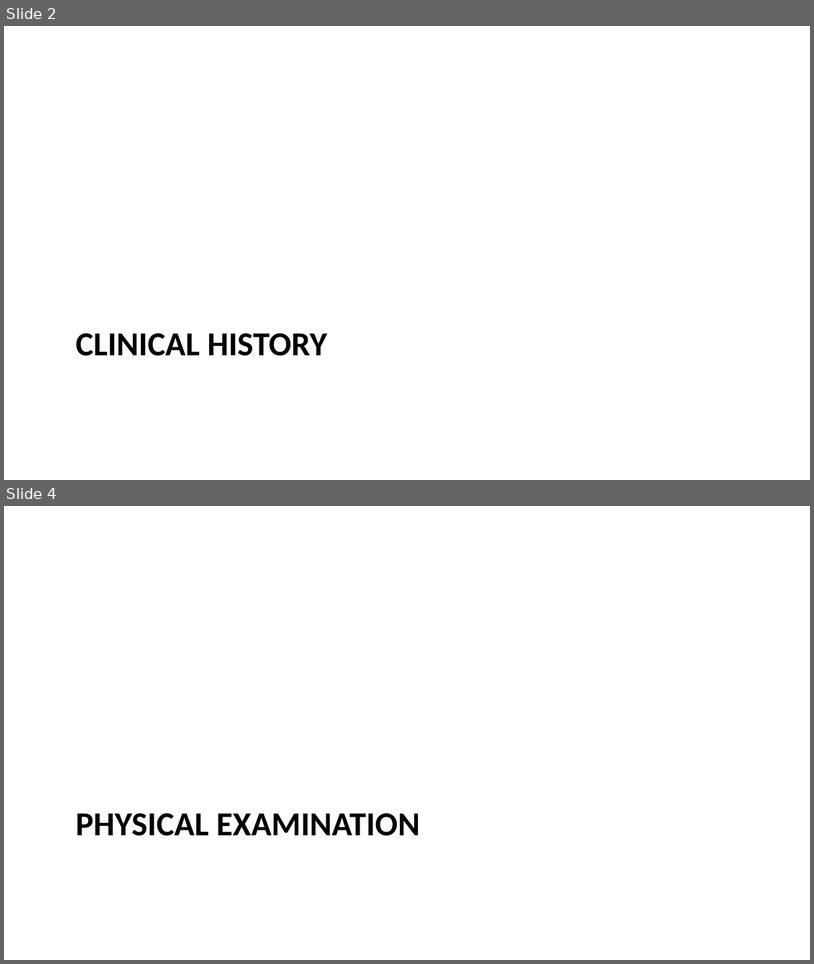
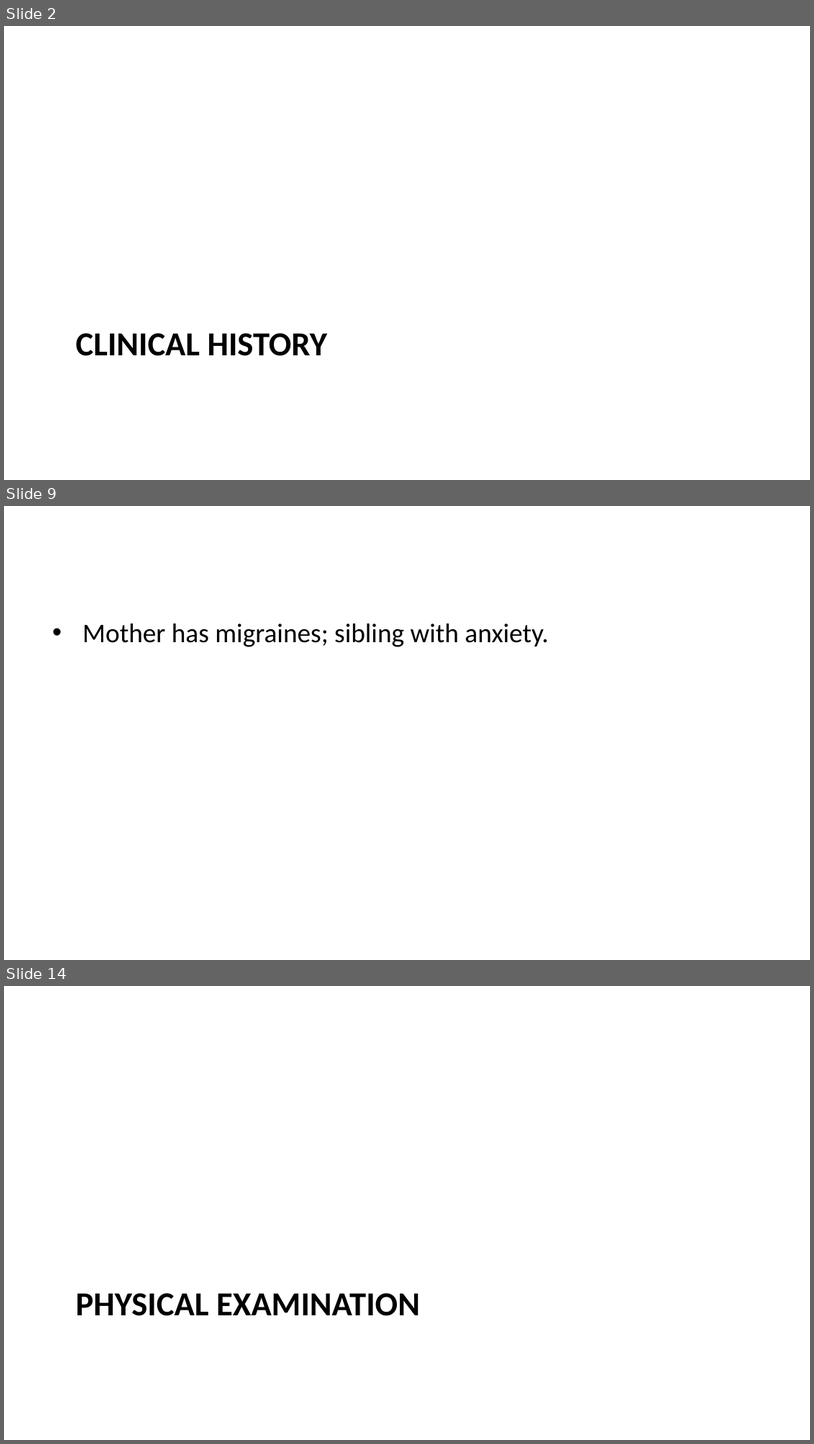
Before and after one commit to lricher7329/lricher7329.github.io, a slide deck: docs/cases/pots.pptx. Shown one above the other, each under a label of ours: slides 2 and 4 before the commit, slides 2, 9 and 14 after it; the slides between them are not shown. The pictures are 814x964 and 814x1444 pixels, drawn with LibreOffice and Linux fonts; fonts in the diff are those of the drawing. Boxes give left, top, right and bottom in pixels: in the first picture for what was removed or moved away, otherwise in the second. Text is boxed around its words. In the diff, an @@ line names an element or a change of style, - is before the commit and + after.

```diff
--- a/docs/cases/pots.pptx
+++ b/docs/cases/pots.pptx
@@ slide 9 added at (4,506,810,960), background #FFFFFF @@
@@ text added at (82,623,548,647), 24 pt, text #000000 @@
+• Mother has migraines; sibling with anxiety.
@@ what was slide 4 is now slide 14 @@
```
Also in this commit, not shown: 4 slides changed, 18 other slides added, 10 other files.
